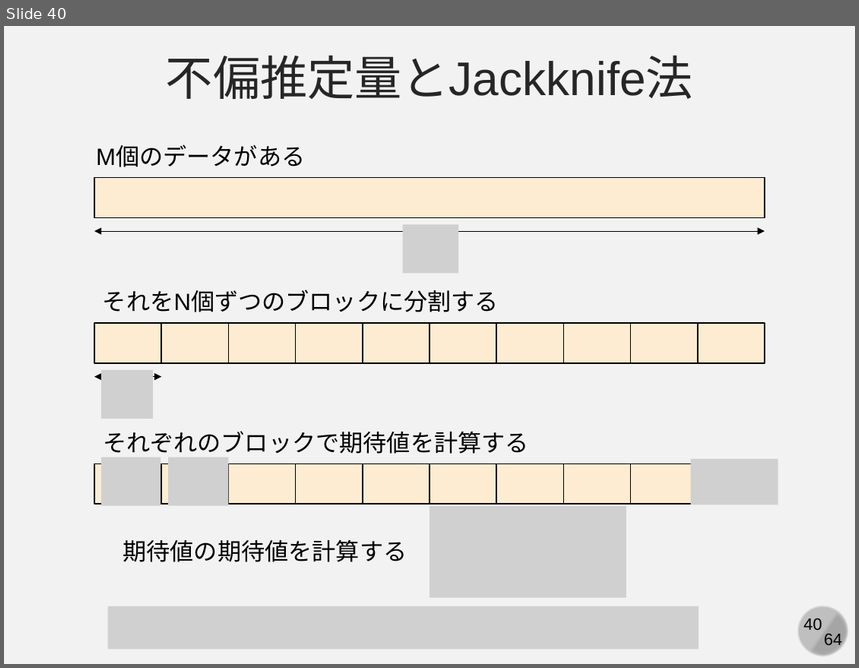
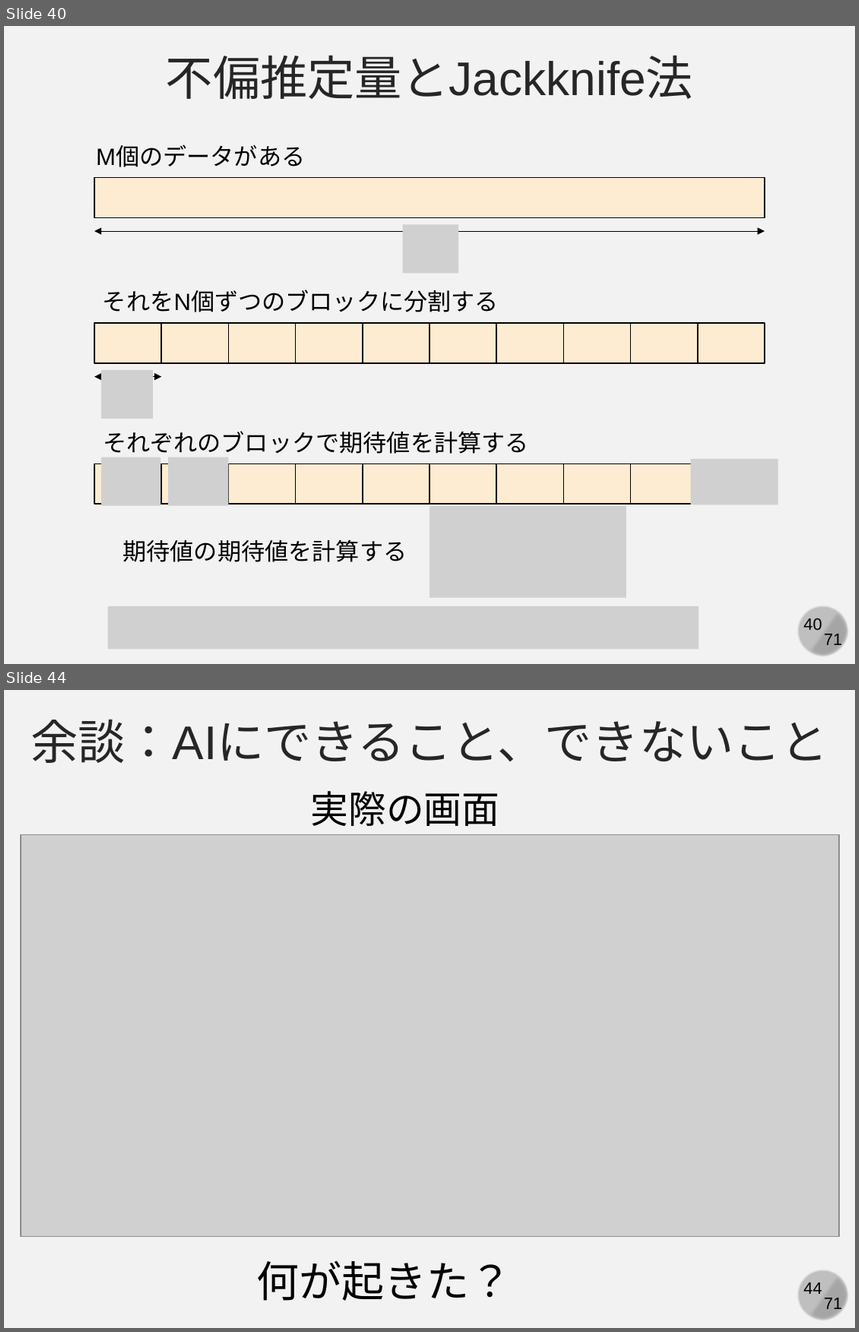
Before and after one commit to kaityo256/yamagata2022, a slide deck: 03_mc_advanced/yamagata03.pptx. Shown one above the other, each under a label of ours: slide 40 before the commit, slides 40 and 44 after it; the slides between them are not shown. The pictures are 859x668 and 859x1332 pixels, drawn with LibreOffice and Linux fonts; fonts in the diff are those of the drawing; grey boxes stand for pictures. Boxes give left, top, right and bottom in pixels: in the first picture for what was removed or moved away, otherwise in the second. Text is boxed around its words. In the diff, an @@ line names an element or a change of style, - is before the commit and + after.

```diff
--- a/03_mc_advanced/yamagata03.pptx
+++ b/03_mc_advanced/yamagata03.pptx
@@ slide 44 added at [4, 690, 855, 1328], background #F2F2F2; not listed: 4 template elements that a slide beside it also shows @@
@@ text added at [31, 719, 829, 763], 40 pt, text #262626 @@
+余談：AIにできること、できないこと
@@ text added at [310, 791, 500, 826], 32 pt, text #000000 @@
+実際の画面
@@ picture added at [21, 834, 840, 1236] @@
@@ text added at [257, 1261, 512, 1301], 36 pt, text #000000 @@
+何が起きた？
@@ slide 40 changed as well @@
@@ text at [824, 634, 842, 649]: text changed @@
-64
+71
```
Also in this commit, not shown: 63 other slides changed, 6 other slides added.
